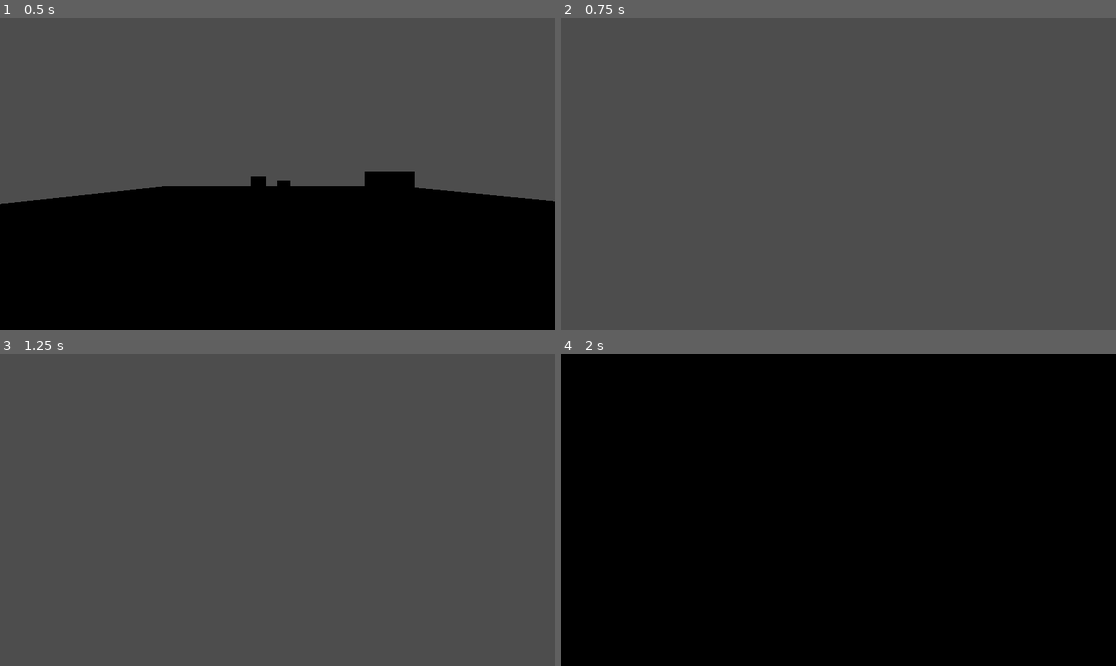
Above: before the commit, frames 1-4 (two rows, left to right).
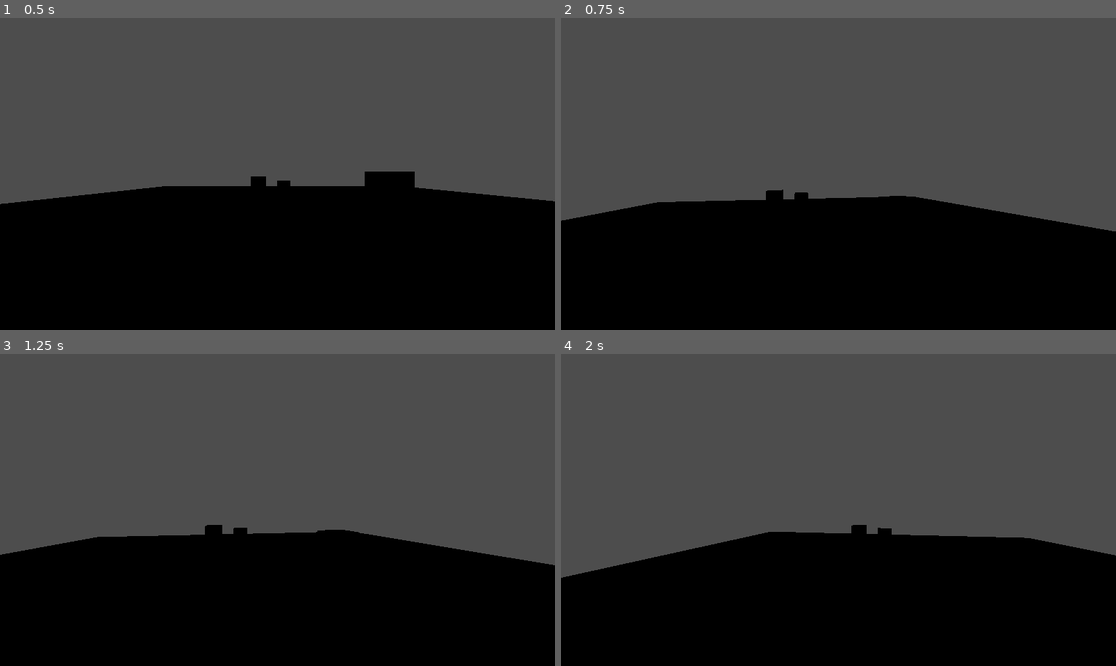
Above: after the commit, the same moments.

Repository: jphulse/FallGameJam2025
Game: Godot game, scene res://scenes/Levels/test_level.tscn
The game is run twice, just before and just after one commit, with the same random seed, the same clock (stepped at 60 frames per second) and the same inputs. The project has no main scene, so this scene is started directly.
Inputs (mouse positions are in pixels of both pictures, inside the frame that each line leads up to):
- Up to frame 1 (0.5 s): no input
- Up to frame 2 (0.75 s): tap Enter (ui_accept) at 0.5 s; move the mouse to (866, 174) at 0.52 s; hold Up (ui_up) from 0.53 s (still down)
- Up to frame 3 (1.25 s): keep holding Up (ui_up); tap Enter (ui_accept) at 0.77 s
- Up to frame 4 (2 s): keep holding Up (ui_up); move the mouse to (810, 510) at 1.27 s; tap Enter (ui_accept) at 1.52 s

Frame 1 is identical in both runs. In frame 2, 40% of the frame differs, in the area x 0-100%, y 55-100%; in frame 3, 40%; in frame 4, 61%, in the area x 0-100%, y 0-72%.

Commit message:
Updating gitignore

Diff:
--- a/vgdc-fgj-2025-godot/Scripts/player.gd
+++ b/vgdc-fgj-2025-godot/Scripts/player.gd
@@ -7,7 +7,7 @@
 @onready
 var portalCooldown = $TeleportCoolDown
 var canTeleport = true
-var mouseSensitivity : float = 40
+var mouseSensitivity : float = .2
 var deltaInput : float = 0
 
 
@@ -21,7 +21,7 @@
 
 		rotation_degrees.x = 0  # Prevent rolling
 		rotation_degrees.z = 0  # Prevent unwanted rotations
-
+		#get_parent_node_3d().global_rotation = destination.global_rotation
 		global_transform = destination.global_transform
 		up_direction = -destination.global_transform.basis.y.normalized()
 		transform = destination.transform
Not shown, changed: .gitignore
Not shown, changed: TeamCube/Content/Environment/MyPortalActor.uasset
Not shown, changed: TeamCube/Content/__ExternalActors__/FirstPerson/Lvl_FirstPerson/2/EG/CIZR6W2NYH4Y5P8G67XOU0.uasset
Not shown, changed: TeamCube/Content/__ExternalActors__/FirstPerson/Lvl_FirstPerson/2/HJ/F6QAS8FS6OJNIYVS0B93QP.uasset
Not shown, changed: TeamCube/Content/__ExternalActors__/FirstPerson/Lvl_FirstPerson/3/FU/NUB8N96LMMZFRN7DBLLC7F.uasset
Not shown, changed: TeamCube/Content/__ExternalActors__/FirstPerson/Lvl_FirstPerson/7/Y0/MHXBF6UM2XSE9MKF500M9V.uasset
Not shown, changed: TeamCube/Source/TeamCube/Private/PortalActor.cpp
Not shown, changed: TeamCube/Source/TeamCube/Public/PortalActor.h
Not shown, changed: TeamCube/Source/TeamCube/TeamCubeCharacter.cpp
Not shown, changed: TeamCube/Source/TeamCube/TeamCubeCharacter.h
